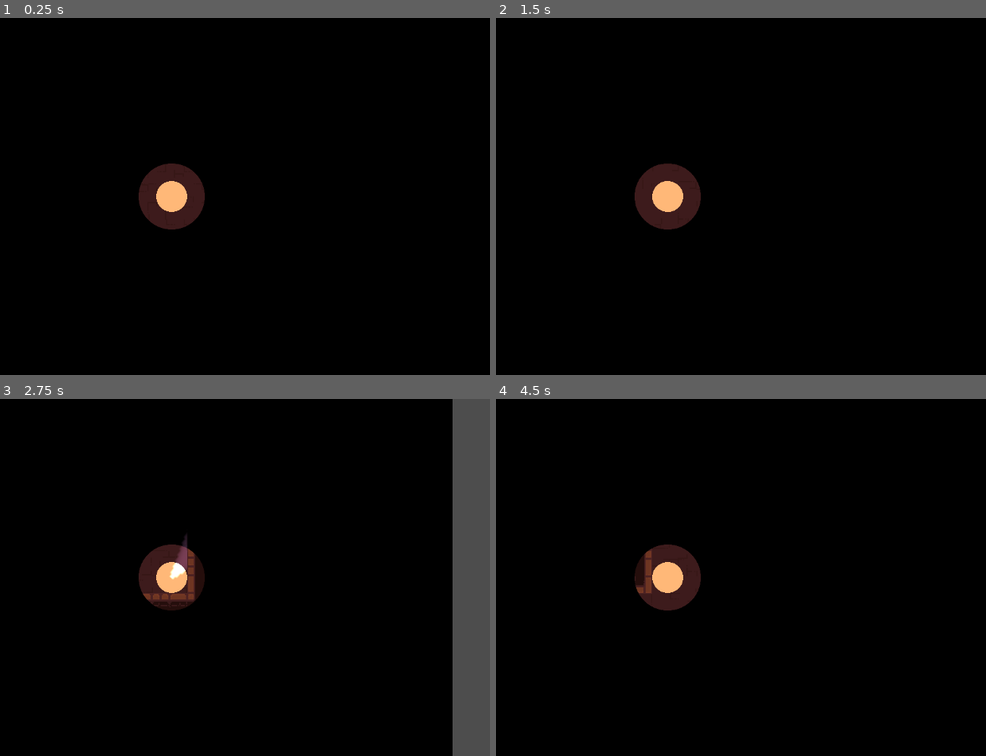
Above: before the commit, frames 1-4 (two rows, left to right).
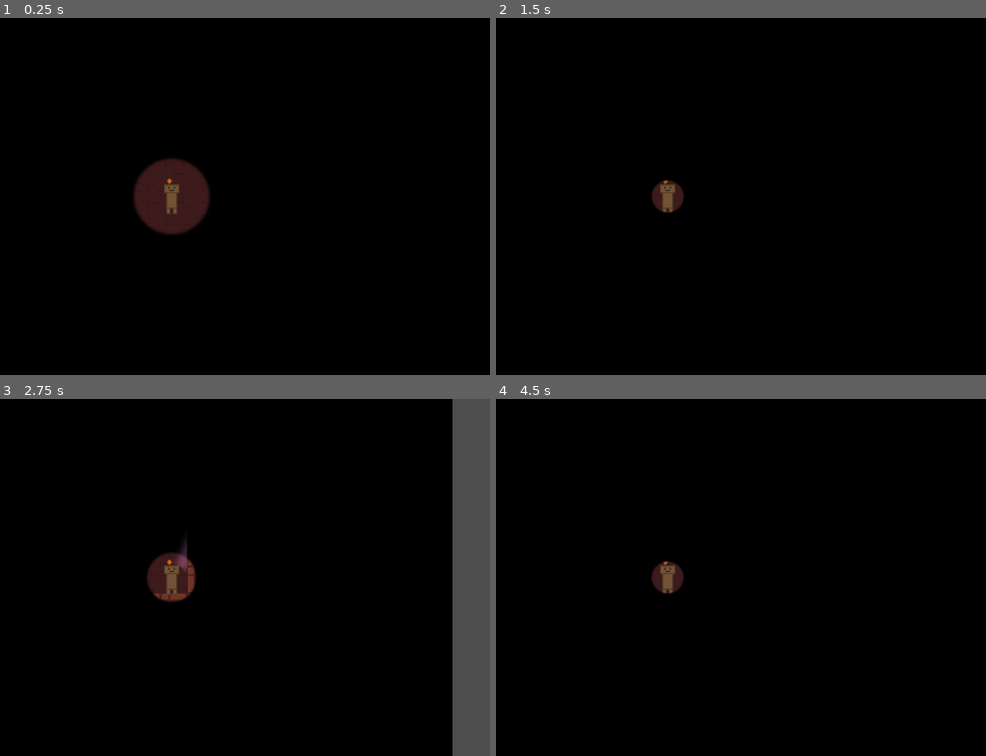
Above: after the commit, the same moments.

Repository: CookieCherith0969/GDM-Assignment-4
Game: Godot game, scene res://Scenes/test_scene.tscn
Two runs of this game, one before a commit and one after it. Both use one fixed random seed, a clock stepped at 60 frames per second and the inputs below.
Inputs (mouse positions are in pixels of both pictures, inside the frame that each line leads up to):
- Up to frame 1 (0.25 s): no input
- Up to frame 2 (1.5 s): move the mouse to (809, 178) at 0.52 s; hold D (Right) 0.53-1.28 s; hold Space (Light) 0.53-1.28 s; move the mouse to (540, 214) at 1.27 s; hold S (Down) from 1.28 s (still down); tap Space (Light) at 1.35 s
- Up to frame 3 (2.75 s): tap Enter at 2 s; move the mouse to (235, 498) at 2.02 s; release S (Down) at 2.03 s; hold D (Right) from 2.03 s (still down); hold Space (Light) from 2.03 s (still down)
- Up to frame 4 (4.5 s): move the mouse to (638, 648) at 2.77 s; release D (Right) at 2.78 s; release Space (Light) at 2.78 s; hold W (Up) 2.78-3.53 s; tap Space (Light) at 2.85, 4.35 s; move the mouse to (858, 631) at 3.52 s; hold Space (Light) 3.53-4.28 s; hold A (Left) from 3.53 s (still down); move the mouse to (outside the picture) at 4.27 s

The runs differ from the first frame. In frame 1, 1.1% of the frame differs, in the area x 27-43%, y 39-61%; in frame 2, 2.0%, in the area x 28-42%, y 40-60%; in frame 3, 1.4%; in frame 4, 2.0%.

Commit message:
Light texture upgrade, pulsating idle light

Diff:
--- a/Scenes/enemy.tscn
+++ b/Scenes/enemy.tscn
@@ -6,7 +6,7 @@
 [ext_resource type="Texture2D" uid="uid://dp1lkcyo6tl8g" path="res://Art/2D Pixel Dungeon Asset Pack/Character_animation/monsters_idle/skull/v2/skull_v2_3.png" id="3_vu1tf"]
 [ext_resource type="Texture2D" uid="uid://dx7v5ysfvwsgw" path="res://Art/2D Pixel Dungeon Asset Pack/Character_animation/monsters_idle/skull/v2/skull_v2_4.png" id="4_k8evh"]
 [ext_resource type="Texture2D" uid="uid://dstgq7jirpwl0" path="res://Art/PlaceholderArt/DetectRing.png" id="6_04pvj"]
-[ext_resource type="Texture2D" uid="uid://crw0peyi8661d" path="res://Art/PlaceholderArt/PlantLight.png" id="7_dnche"]
+[ext_resource type="Texture2D" uid="uid://pjmvuxj7cjlu" path="res://Art/PlaceholderArt/GlowLight.png" id="7_oqs67"]
 
 [sub_resource type="SpriteFrames" id="SpriteFrames_rghix"]
 animations = [{
@@ -60,9 +60,9 @@
 
 [node name="HuntLight" type="PointLight2D" parent="."]
 enabled = false
-color = Color(1, 0.2, 0.556863, 1)
-texture = ExtResource("7_dnche")
-texture_scale = 0.1
+color = Color(0.94902, 0, 0.270588, 1)
+texture = ExtResource("7_oqs67")
+texture_scale = 0.4
 
 [connection signal="body_entered" from="DetectionArea" to="." method="_on_detection_area_body_entered"]
 [connection signal="body_exited" from="DetectionArea" to="." method="_on_detection_area_body_exited"]
--- a/Scenes/lampPlant.tscn
+++ b/Scenes/lampPlant.tscn
@@ -2,8 +2,8 @@
 
 [ext_resource type="Script" path="res://Scripts/lampPlant.gd" id="1_8jvi5"]
 [ext_resource type="Texture2D" uid="uid://h02wf7c3vis2" path="res://Art/PlaceholderArt/Lamp.png" id="2_14hpv"]
-[ext_resource type="Texture2D" uid="uid://crw0peyi8661d" path="res://Art/PlaceholderArt/PlantLight.png" id="3_rhyo2"]
-[ext_resource type="PackedScene" uid="uid://c6gqgh11is37s" path="res://Scenes/light_area.tscn" id="4_xqyf7"]
+[ext_resource type="Texture2D" uid="uid://pjmvuxj7cjlu" path="res://Art/PlaceholderArt/GlowLight.png" id="3_u1hhc"]
+[ext_resource type="PackedScene" path="res://Scenes/light_area.tscn" id="4_xqyf7"]
 
 [sub_resource type="AtlasTexture" id="AtlasTexture_yersf"]
 atlas = ExtResource("2_14hpv")
@@ -64,11 +64,14 @@
 enabled = false
 color = Color(1, 0.635294, 1, 1)
 shadow_enabled = true
-texture = ExtResource("3_rhyo2")
+shadow_filter = 1
+shadow_filter_smooth = 1.0
+texture = ExtResource("3_u1hhc")
+texture_scale = 4.0
 
 [node name="GlowArea" parent="." instance=ExtResource("4_xqyf7")]
 num_rays = 100
-range = 200.0
+range = 182.0
 active = false
 
 [connection signal="body_entered" from="DetectionArea" to="." method="_on_detection_area_body_entered"]
--- a/Scenes/player.tscn
+++ b/Scenes/player.tscn
@@ -1,9 +1,10 @@
-[gd_scene load_steps=6 format=3 uid="uid://btdesxnsuaggv"]
+[gd_scene load_steps=7 format=3 uid="uid://btdesxnsuaggv"]
 
 [ext_resource type="Script" path="res://Scripts/Player.gd" id="1_e58nx"]
+[ext_resource type="Texture2D" uid="uid://dkvndtf18151r" path="res://Art/PlaceholderArt/PlaceholderPlayer.png" id="2_1b5np"]
 [ext_resource type="Texture2D" uid="uid://ce4p1k3nrxm41" path="res://Art/PlaceholderArt/FlashLight.png" id="2_fphfx"]
-[ext_resource type="Texture2D" uid="uid://crw0peyi8661d" path="res://Art/PlaceholderArt/PlantLight.png" id="3_xq8ff"]
-[ext_resource type="PackedScene" uid="uid://c6gqgh11is37s" path="res://Scenes/light_area.tscn" id="4_bf3oi"]
+[ext_resource type="Texture2D" uid="uid://pjmvuxj7cjlu" path="res://Art/PlaceholderArt/GlowLight.png" id="3_i58oj"]
+[ext_resource type="PackedScene" path="res://Scenes/light_area.tscn" id="4_bf3oi"]
 
 [sub_resource type="CircleShape2D" id="CircleShape2D_gvdvt"]
 radius = 14.0
@@ -17,8 +18,7 @@
 shape = SubResource("CircleShape2D_gvdvt")
 
 [node name="Sprite2D" type="Sprite2D" parent="."]
-scale = Vector2(0.07, 0.07)
-texture = ExtResource("3_xq8ff")
+texture = ExtResource("2_1b5np")
 
 [node name="Camera2D" type="Camera2D" parent="."]
 zoom = Vector2(2, 2)
@@ -26,23 +26,25 @@
 [node name="GlowLight" type="PointLight2D" parent="."]
 color = Color(1, 0.721569, 0.470588, 1)
 shadow_item_cull_mask = 0
-texture = ExtResource("3_xq8ff")
-texture_scale = 0.15
+texture = ExtResource("3_i58oj")
+texture_scale = 0.8
 
-[node name="FlashLight" type="PointLight2D" parent="."]
+[node name="Rotator" type="Node2D" parent="."]
+
+[node name="FlashLight" type="PointLight2D" parent="Rotator"]
 scale = Vector2(1.8, 1.8)
 enabled = false
 shadow_enabled = true
-shadow_color = Color(0, 0, 0, 0.894118)
 shadow_filter = 1
-shadow_filter_smooth = 0.5
+shadow_filter_smooth = 1.0
 texture = ExtResource("2_fphfx")
-offset = Vector2(43, 0)
+offset = Vector2(50, 0)
+texture_scale = 0.5
 
-[node name="FlashArea" parent="." instance=ExtResource("4_bf3oi")]
+[node name="FlashArea" parent="Rotator" instance=ExtResource("4_bf3oi")]
 rotation = 1.5708
 scale = Vector2(1.8, 1.8)
-angle = 36.8
-num_rays = 10
-range = 85.0
+angle = 33.48
+num_rays = 15
+range = 72.0
 active = false
--- a/Scenes/test_scene.tscn
+++ b/Scenes/test_scene.tscn
@@ -1,11 +1,10 @@
-[gd_scene load_steps=12 format=3 uid="uid://4wbvj5vswnej"]
+[gd_scene load_steps=10 format=3 uid="uid://4wbvj5vswnej"]
 
 [ext_resource type="Texture2D" uid="uid://duuoip7lu2nb1" path="res://Art/2D Pixel Dungeon Asset Pack/character and tileset/Dungeon_Tileset.png" id="2_nv5xd"]
 [ext_resource type="PackedScene" uid="uid://btdesxnsuaggv" path="res://Scenes/player.tscn" id="2_wd4tq"]
 [ext_resource type="PackedScene" uid="uid://2du4spxsavli" path="res://Scenes/enemy.tscn" id="3_hggjy"]
 [ext_resource type="PackedScene" uid="uid://c042mnm23xyoo" path="res://Scenes/lampPlant.tscn" id="4_wf0a1"]
-[ext_resource type="PackedScene" path="res://Scenes/lightGate.tscn" id="5_fa4bd"]
-[ext_resource type="PackedScene" uid="uid://c6gqgh11is37s" path="res://Scenes/light_area.tscn" id="6_alm1j"]
+[ext_resource type="PackedScene" uid="uid://gcm8lbssgypr" path="res://Scenes/lightGate.tscn" id="5_fa4bd"]
 
 [sub_resource type="TileSetAtlasSource" id="TileSetAtlasSource_1nqul"]
 resource_name = "Floor"
@@ -250,9 +249,6 @@
 sources/0 = SubResource("TileSetAtlasSource_1nqul")
 sources/1 = SubResource("TileSetAtlasSource_cbhwc")
 
-[sub_resource type="OccluderPolygon2D" id="OccluderPolygon2D_7caf4"]
-polygon = PackedVector2Array(311, 181, 345, 181, 349, 247, 259, 253)
-
 [node name="TestScene" type="Node2D"]
 
 [node name="TileMap" type="TileMap" parent="."]
@@ -282,20 +278,11 @@
 position = Vector2(619, 201)
 
 [node name="LightGate" parent="." instance=ExtResource("5_fa4bd")]
-position = Vector2(750, 346)
+position = Vector2(755, 343)
 rotation = 0.829031
 
 [node name="LightGate2" parent="." instance=ExtResource("5_fa4bd")]
 position = Vector2(531, 196)
 
-[node name="LightOccluder2D" type="LightOccluder2D" parent="."]
-visible = false
-occluder = SubResource("OccluderPolygon2D_7caf4")
-
 [node name="CanvasModulate" type="CanvasModulate" parent="."]
 color = Color(0, 0, 0, 1)
-
-[node name="LightArea" parent="." instance=ExtResource("6_alm1j")]
-position = Vector2(751, 375)
-angle = 192.091
-range = 33.512
--- a/Scripts/Player.gd
+++ b/Scripts/Player.gd
@@ -6,13 +6,26 @@
 const JUMP_VELOCITY = -400.0
 
 @onready
-var flasharea = $FlashArea
+var flasharea = $Rotator/FlashArea
 @onready
-var flashlight = $FlashLight
+var flashlight = $Rotator/FlashLight
 var light_on = false : set = set_light_on
+
+@onready
+var glowlight = $GlowLight
+@onready
+var glow_max_radius = glowlight.texture_scale/2
+var glow_timer = 0
+const glow_speed = 1.8
+var glow_min_radius = 0.32
+var period = 2*PI/glow_speed
+
+@onready
+var rotator = $Rotator
 
 var num_lights = 0 : set = set_lights
 var lit = false
+
 
 func _input(event):
 	if event.is_action_pressed("Light"):
@@ -22,7 +35,11 @@
 			light_on = false
 
 
-func _physics_process(_delta):
+func _physics_process(delta):
+	glow_timer += delta
+	glow_timer = fmod(glow_timer, period)
+	glowlight.texture_scale = max(cos(glow_timer*glow_speed)*glow_max_radius+glow_max_radius, glow_min_radius)
+
 	# Get the input direction and handle the movement/deceleration.
 	# As good practice, you should replace UI actions with custom gameplay actions.
 	var horizontal = Input.get_axis("Left", "Right")
@@ -35,7 +52,7 @@
 		velocity.x = move_toward(velocity.x, 0, SPEED)
 		velocity.y = move_toward(velocity.y, 0, SPEED)
 
-	rotation += get_angle_to(get_global_mouse_position())
+	rotator.rotation = get_angle_to(get_global_mouse_position())
 
 
 
@@ -52,11 +69,9 @@
 		body.on_unlit()
 
 func on_lit():
-	print_debug("Player lit")
 	num_lights += 1
 
 func on_unlit():
-	print_debug("Player unlit")
 	num_lights -= 1
 
 func set_lights(val : int):
Binary file changed: Art/PlaceholderArt/FlashLight.png
Binary file added: Art/PlaceholderArt/GlowLight.png
Not shown, added: Art/PlaceholderArt/GlowLight.png.import
Binary file added: Art/PlaceholderArt/PlaceholderPlayer.png
Not shown, added: Art/PlaceholderArt/PlaceholderPlayer.png.import
Not shown: 2 places in Scenes/gateBlock.tscn that only renumber resources
